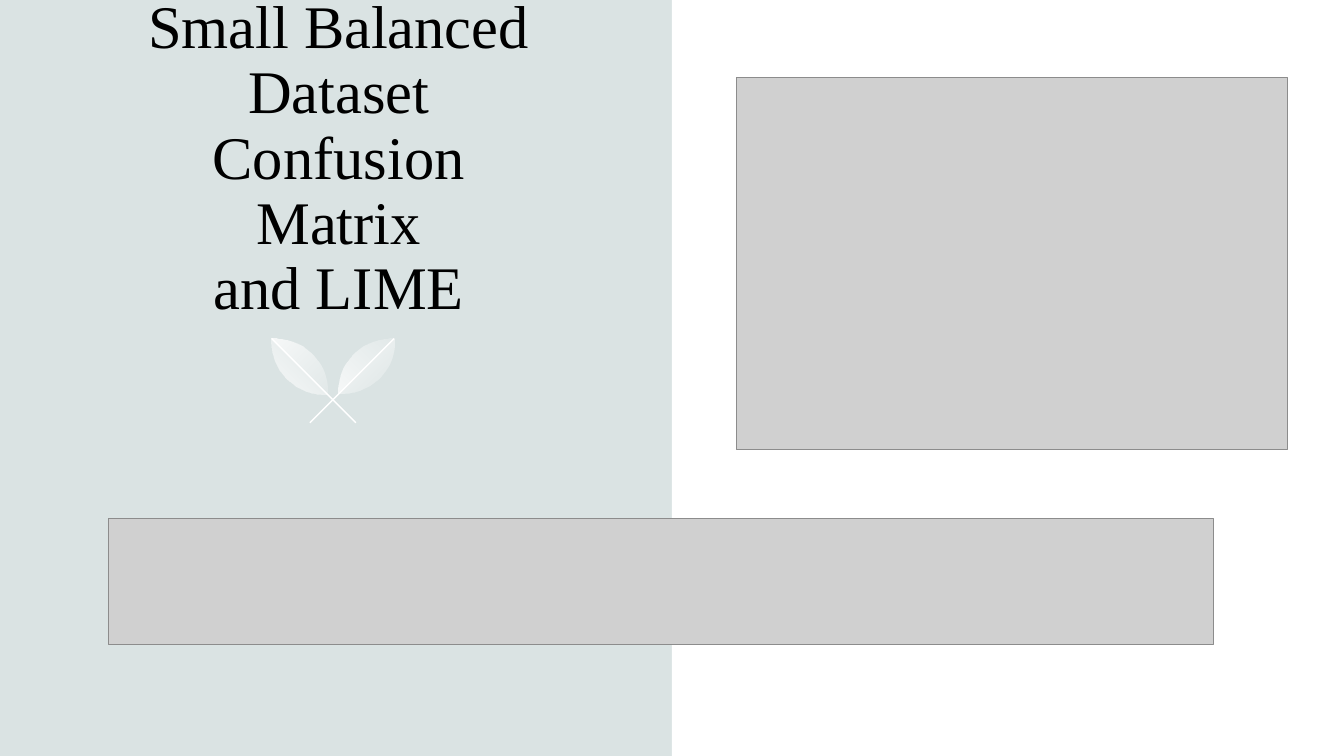
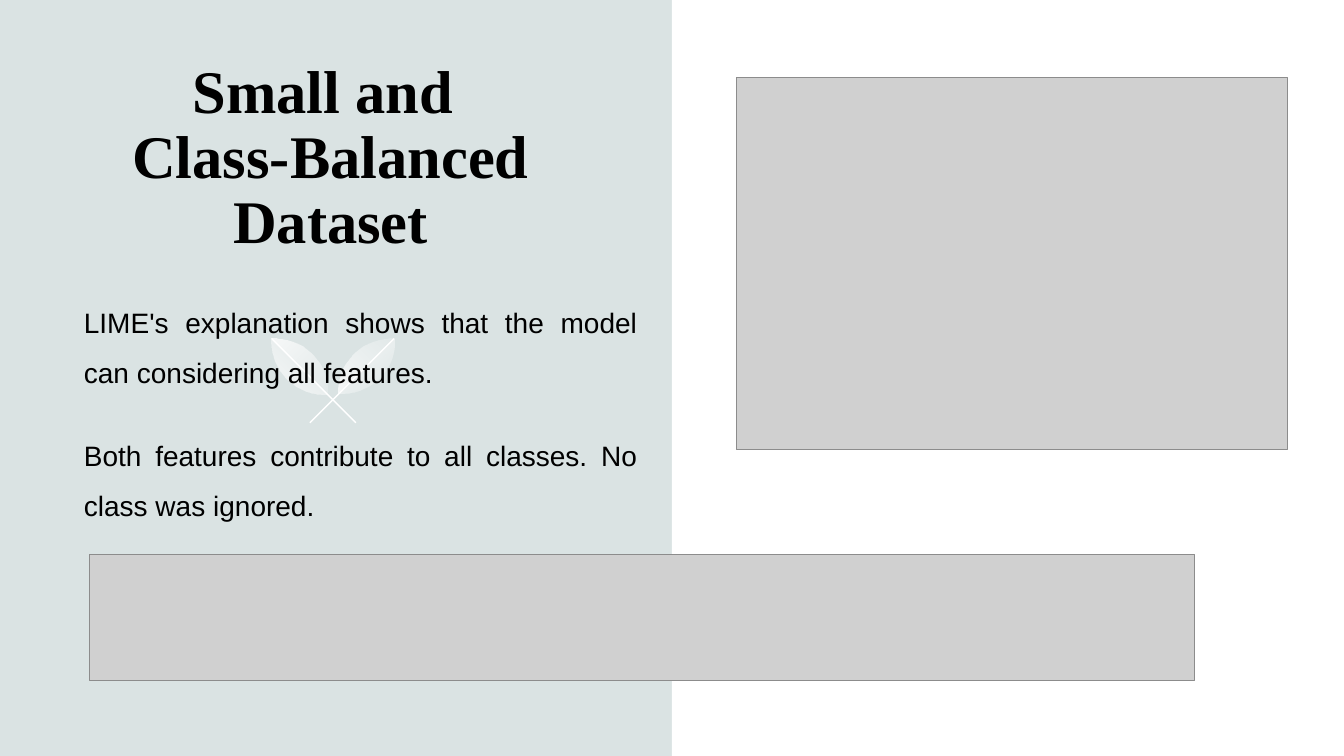
Before and after one commit to hennypurwadi/Imbalanced-or-Balanced-Dataset-Composition, a slide deck: slide 18 of 202370140_XAI_Presentation_1.pptx (slide 13 before the commit). Drawn at 1344x756 pixels with LibreOffice and Linux fonts; fonts in the diff are those of the drawing; grey boxes stand for pictures. Boxes give left, top, right and bottom in pixels: in the first picture for what was removed or moved away, otherwise in the second. Text is boxed around its words. In the diff, an @@ line names an element or a change of style, - is before the commit and + after.

```diff
--- a/202370140_XAI_Presentation_1.pptx
+++ b/202370140_XAI_Presentation_1.pptx
@@ title at [132,71,528,244]: text changed; bold on @@
-Small Balanced Dataset Confusion Matrix
-and LIME
+Small and
+Class-Balanced Dataset
@@ text added at [84,312,637,521], 20 pt, text #000000 @@
+LIME's explanation shows that the model can considering all features.
+Both features contribute to all classes. No class was ignored.
@@ picture: place and size @@
-picture at [108,518,1213,645]
+picture at [90,555,1195,682]
```
Also in this commit, not shown: 8 other slides changed, 3 slides added, 1 slide removed, 1 other file.
